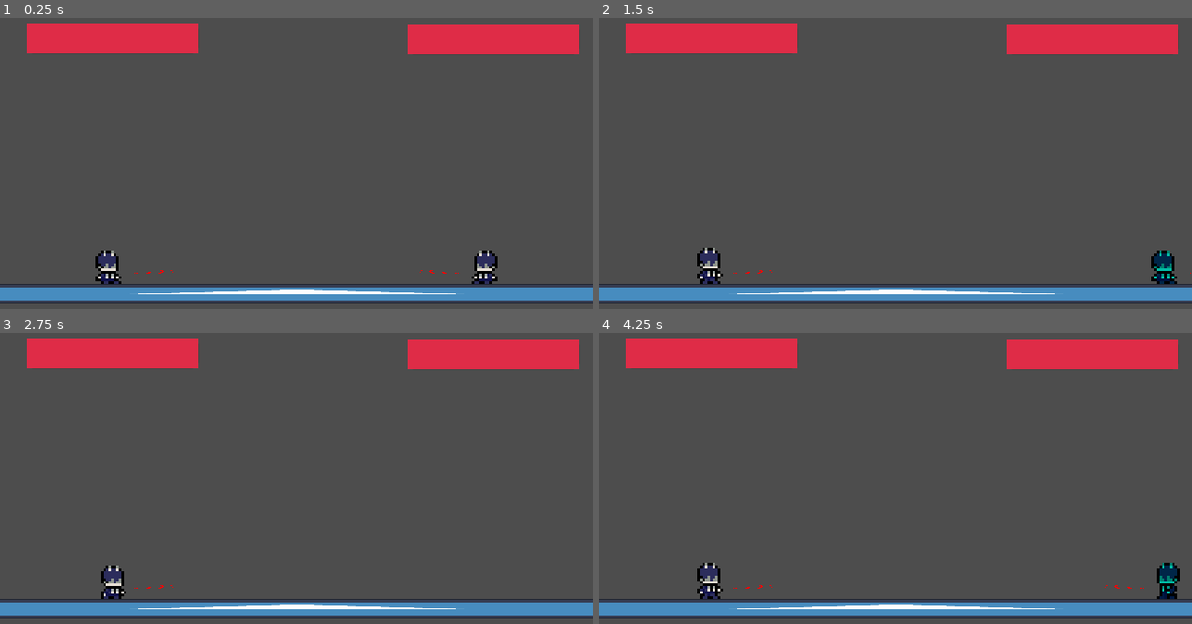
Above: before the commit, frames 1-4 (two rows, left to right).
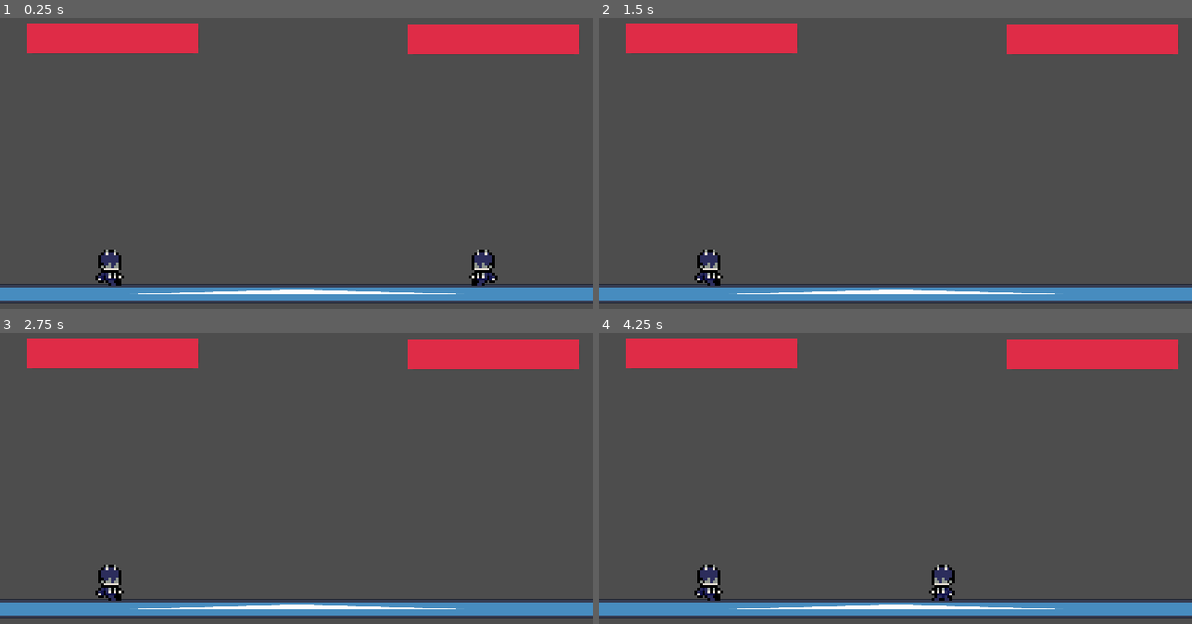
Above: after the commit, the same moments.

Repository: lucasmcclean/project-foxtrot-black-trigger-watchtower-omega
Game: Godot game, scene res://main.tscn
Same seed, same stepped clock (60 frames per second), same inputs: the game is played once before the commit and once after it. The engine's default icon, where the game draws it, is replaced by a stand-in: a white triangle on a blue panel in a dark square.
Inputs:
- Up to frame 1 (0.25 s): no input
- Up to frame 2 (1.5 s): tap Enter at 0.5 s; hold D (move_right) 0.53-1.28 s; tap Space (flash_step) at 0.6 s; tap W (jump) at 0.77, 1.07 s; tap E (kick) at 0.8, 1.35 s; hold Insert (move_down) from 1.28 s (still down)
- Up to frame 3 (2.75 s): tap W (jump) at 1.52, 1.82, 2.3 s; tap Q (punch) at 1.55, 2.1 s; release Insert (move_down) at 2.03 s; hold D (move_right) from 2.03 s (still down)
- Up to frame 4 (4.25 s): tap Space (flash_step) at 2.75, 3.05 s; release D (move_right) at 2.78 s; hold Page Up (move_up) 2.78-3.53 s; tap W (jump) at 2.85, 3.02, 3.32, 3.77, 4.07 s; tap Enter at 3.5 s; hold A (move_left) from 3.53 s (still down); tap S (crouch) at 3.6 s; tap E (kick) at 3.8 s

The runs differ from the first frame. In frame 1, 0.6% of the frame differs, in the area x 16-84%, y 79-93%; in frame 2, 0.7%; in frame 3, 0.3%; in frame 4, 1.1%, in the area x 16-98%, y 78-93%.

Commit message:
animation issues

Diff:
--- a/project-foxtrot-black-trigger-watchtower-omega/player/player.gd
+++ b/project-foxtrot-black-trigger-watchtower-omega/player/player.gd
@@ -39,6 +39,7 @@
 func _ready() -> void:
 	if not facing_right:
 		sprite.flip_h = true
+		hurtbox.scale.x *= -1
 		punch_hitbox.scale.x *= -1
 		kick_hitbox.scale.x *= -1
 	state_machine.initialize()
@@ -51,11 +52,13 @@
 	if input.move.x < 0 and facing_right:
 		facing_right = false
 		sprite.flip_h = true
+		hurtbox.scale.x *= -1
 		punch_hitbox.scale.x *= -1
 		kick_hitbox.scale.x *= -1
 	elif input.move.x > 0 and not facing_right:
 		facing_right = true
 		sprite.flip_h = false
+		hurtbox.scale.x *= -1
 		punch_hitbox.scale.x *= -1
 		kick_hitbox.scale.x *= -1
 
@@ -96,7 +99,8 @@
 
 
 func punch() -> void:
-	animation.play("punch")
+	animation.stop()
+	animation.play("punch", -1, 10.0)
 	var overlapping_areas = punch_hitbox.get_overlapping_areas()
 	for area in overlapping_areas:
 		if area is Hurtbox:
--- a/project-foxtrot-black-trigger-watchtower-omega/player/player.tscn
+++ b/project-foxtrot-black-trigger-watchtower-omega/player/player.tscn
@@ -7,13 +7,14 @@
 [ext_resource type="Script" uid="uid://raaue5ebiebo" path="res://player/states/jump.gd" id="5_rgyib"]
 [ext_resource type="Script" uid="uid://cftse0jl714nm" path="res://player/states/move.gd" id="6_hg6s5"]
 [ext_resource type="Script" uid="uid://dpngoys84lbbu" path="res://player/hitboxes/hitbox.gd" id="8_rgyib"]
+[ext_resource type="Script" uid="uid://i4ckiml38s42" path="res://player/slash.gd" id="9_2ieo8"]
 [ext_resource type="Texture2D" uid="uid://b2ja7boe003hu" path="res://assets/PLAYER 1 SPRITE SHEET 64 BIT.png" id="9_8t03j"]
 [ext_resource type="Script" uid="uid://bpsxqo0flqles" path="res://player/hurtbox.gd" id="9_hg6s5"]
 [ext_resource type="Texture2D" uid="uid://u7iyxdd87o2e" path="res://assets/SLASH SPRITE.png" id="10_2ieo8"]
 
 [sub_resource type="CapsuleShape2D" id="CapsuleShape2D_onrkg"]
-radius = 17.142857
-height = 54.285713
+radius = 15.714285
+height = 48.571426
 
 [sub_resource type="RectangleShape2D" id="RectangleShape2D_boad6"]
 size = Vector2(80, 29.285713)
@@ -22,7 +23,7 @@
 size = Vector2(82, 20)
 
 [sub_resource type="RectangleShape2D" id="RectangleShape2D_hg6s5"]
-size = Vector2(40.00007, 52.857185)
+size = Vector2(38.571587, 58.571655)
 
 [sub_resource type="Animation" id="Animation_ebec5"]
 length = 0.001
@@ -77,7 +78,7 @@
 tracks/4/type = "value"
 tracks/4/imported = false
 tracks/4/enabled = true
-tracks/4/path = NodePath("PunchHitbox/Slash:visible")
+tracks/4/path = NodePath("PunchHitbox:monitoring")
 tracks/4/interp = 1
 tracks/4/loop_wrap = true
 tracks/4/keys = {
@@ -89,7 +90,7 @@
 tracks/5/type = "value"
 tracks/5/imported = false
 tracks/5/enabled = true
-tracks/5/path = NodePath("PunchHitbox:monitoring")
+tracks/5/path = NodePath("PunchHitbox:monitorable")
 tracks/5/interp = 1
 tracks/5/loop_wrap = true
 tracks/5/keys = {
@@ -101,7 +102,7 @@
 tracks/6/type = "value"
 tracks/6/imported = false
 tracks/6/enabled = true
-tracks/6/path = NodePath("PunchHitbox:monitorable")
+tracks/6/path = NodePath("PunchHitbox/Puncher:disabled")
 tracks/6/interp = 1
 tracks/6/loop_wrap = true
 tracks/6/keys = {
@@ -109,6 +110,42 @@
 "transitions": PackedFloat32Array(1),
 "update": 1,
 "values": [true]
+}
+tracks/7/type = "value"
+tracks/7/imported = false
+tracks/7/enabled = true
+tracks/7/path = NodePath("PunchHitbox/Slash:modulate")
+tracks/7/interp = 1
+tracks/7/loop_wrap = true
+tracks/7/keys = {
+"times": PackedFloat32Array(0),
+"transitions": PackedFloat32Array(1),
+"update": 0,
+"values": [Color(1, 1, 1, 1)]
+}
+tracks/8/type = "value"
+tracks/8/imported = false
+tracks/8/enabled = true
+tracks/8/path = NodePath("CollisionShape2D:position")
+tracks/8/interp = 1
+tracks/8/loop_wrap = true
+tracks/8/keys = {
+"times": PackedFloat32Array(0),
+"transitions": PackedFloat32Array(1),
+"update": 0,
+"values": [Vector2(-2.8571424, 4.285714)]
+}
+tracks/9/type = "value"
+tracks/9/imported = false
+tracks/9/enabled = true
+tracks/9/path = NodePath("KickHitbox/Slash:modulate")
+tracks/9/interp = 1
+tracks/9/loop_wrap = true
+tracks/9/keys = {
+"times": PackedFloat32Array(0),
+"transitions": PackedFloat32Array(1),
+"update": 0,
+"values": [Color(1, 1, 1, 1)]
 }
 
 [sub_resource type="Animation" id="Animation_32hag"]
@@ -169,6 +206,30 @@
 "update": 1,
 "values": [4, 5, 6]
 }
+tracks/1/type = "value"
+tracks/1/imported = false
+tracks/1/enabled = true
+tracks/1/path = NodePath("Hurtbox/Hurter:position")
+tracks/1/interp = 1
+tracks/1/loop_wrap = true
+tracks/1/keys = {
+"times": PackedFloat32Array(0, 1, 2),
+"transitions": PackedFloat32Array(1, 1, 1),
+"update": 0,
+"values": [Vector2(2.946428, 4.9999723), Vector2(1.7881391e-06, 6.607104), Vector2(-1.4285687, -2.857144)]
+}
+tracks/2/type = "value"
+tracks/2/imported = false
+tracks/2/enabled = true
+tracks/2/path = NodePath("CollisionShape2D:position")
+tracks/2/interp = 1
+tracks/2/loop_wrap = true
+tracks/2/keys = {
+"times": PackedFloat32Array(2),
+"transitions": PackedFloat32Array(1),
+"update": 0,
+"values": [Vector2(-2.8571424, 4.285714)]
+}
 
 [sub_resource type="Animation" id="Animation_wodsf"]
 resource_name = "kick"
@@ -184,6 +245,30 @@
 "transitions": PackedFloat32Array(1, 1, 1, 1),
 "update": 1,
 "values": [12, 13, 14, 15]
+}
+tracks/1/type = "value"
+tracks/1/imported = false
+tracks/1/enabled = true
+tracks/1/path = NodePath("Hurtbox/Hurter:position")
+tracks/1/interp = 1
+tracks/1/loop_wrap = true
+tracks/1/keys = {
+"times": PackedFloat32Array(0, 1, 2, 3),
+"transitions": PackedFloat32Array(1, 1, 1, 1),
+"update": 0,
+"values": [Vector2(-1.4285682, 4.2857122), Vector2(-4.285709, 4.2857113), Vector2(-4.285709, 4.2857113), Vector2(4.285717, 4.285711)]
+}
+tracks/2/type = "value"
+tracks/2/imported = false
+tracks/2/enabled = true
+tracks/2/path = NodePath("KickHitbox/Slash:modulate")
+tracks/2/interp = 1
+tracks/2/loop_wrap = true
+tracks/2/keys = {
+"times": PackedFloat32Array(2, 3, 4),
+"transitions": PackedFloat32Array(1, 1, 1),
+"update": 0,
+"values": [Color(1, 1, 1, 0), Color(1, 1, 1, 1), Color(1, 1, 1, 0)]
 }
 
 [sub_resource type="Animation" id="Animation_kb6p2"]
@@ -228,7 +313,7 @@
 tracks/3/type = "value"
 tracks/3/imported = false
 tracks/3/enabled = true
-tracks/3/path = NodePath("PunchHitbox/Slash:visible")
+tracks/3/path = NodePath("PunchHitbox:monitoring")
 tracks/3/interp = 1
 tracks/3/loop_wrap = true
 tracks/3/keys = {
@@ -240,7 +325,7 @@
 tracks/4/type = "value"
 tracks/4/imported = false
 tracks/4/enabled = true
-tracks/4/path = NodePath("PunchHitbox:monitoring")
+tracks/4/path = NodePath("PunchHitbox:monitorable")
 tracks/4/interp = 1
 tracks/4/loop_wrap = true
 tracks/4/keys = {
@@ -252,14 +337,26 @@
 tracks/5/type = "value"
 tracks/5/imported = false
 tracks/5/enabled = true
-tracks/5/path = NodePath("PunchHitbox:monitorable")
+tracks/5/path = NodePath("PunchHitbox/Puncher:disabled")
 tracks/5/interp = 1
 tracks/5/loop_wrap = true
 tracks/5/keys = {
-"times": PackedFloat32Array(3),
-"transitions": PackedFloat32Array(1),
-"update": 1,
-"values": [true]
+"times": PackedFloat32Array(0, 1, 2, 3, 4),
+"transitions": PackedFloat32Array(1, 1, 1, 1, 1),
+"update": 1,
+"values": [false, false, false, false, false]
+}
+tracks/6/type = "value"
+tracks/6/imported = false
+tracks/6/enabled = true
+tracks/6/path = NodePath("PunchHitbox/Slash:modulate")
+tracks/6/interp = 1
+tracks/6/loop_wrap = true
+tracks/6/keys = {
+"times": PackedFloat32Array(2, 3, 4),
+"transitions": PackedFloat32Array(1, 1, 1),
+"update": 0,
+"values": [Color(1, 1, 1, 0), Color(1, 1, 1, 1), Color(1, 1, 1, 0)]
 }
 
 [sub_resource type="Animation" id="Animation_tqiix"]
@@ -287,7 +384,7 @@
 "times": PackedFloat32Array(0, 1, 2),
 "transitions": PackedFloat32Array(1, 1, 1),
 "update": 0,
-"values": [Vector2(-2.1428566, 3.5714223), Vector2(-2.1428566, 1.4285651), Vector2(-2.1428566, 3.57142)]
+"values": [Vector2(-2.1428585, 3.5714223), Vector2(-2.1428566, 1.4285651), Vector2(-2.1428566, 3.57142)]
 }
 
 [sub_resource type="AnimationLibrary" id="AnimationLibrary_c35mf"]
@@ -356,28 +453,37 @@
 position = Vector2(62.999992, 8.928568)
 scale = Vector2(0.9999998, 0.9999998)
 shape = SubResource("RectangleShape2D_boad6")
+disabled = true
 debug_color = Color(7.70092e-07, 0.5665836, 0.86229104, 0.41960785)
 
 [node name="Slash" type="Sprite2D" parent="PunchHitbox"]
 position = Vector2(65.00009, 9.999999)
 scale = Vector2(0.99999994, 0.99999994)
 texture = ExtResource("10_2ieo8")
+script = ExtResource("9_2ieo8")
 
 [node name="KickHitbox" type="Area2D" parent="."]
+position = Vector2(8.571429, -17.142868)
 script = ExtResource("8_rgyib")
 type = 1
 
 [node name="Kicker" type="CollisionShape2D" parent="KickHitbox"]
-position = Vector2(74.85714, 37)
+position = Vector2(70, 35.7143)
 shape = SubResource("RectangleShape2D_rgyib")
 debug_color = Color(1.1070073e-06, 0.6320222, 0.45936626, 0.41960785)
 
+[node name="Slash" type="Sprite2D" parent="KickHitbox"]
+position = Vector2(63.571503, 35.714287)
+scale = Vector2(0.99999994, 0.99999994)
+texture = ExtResource("10_2ieo8")
+script = ExtResource("9_2ieo8")
+
 [node name="Hurtbox" type="Area2D" parent="."]
 script = ExtResource("9_hg6s5")
 
 [node name="Hurter" type="CollisionShape2D" parent="Hurtbox"]
 position = Vector2(-2.1428566, 3.5714223)
-scale = Vector2(0.99999803, 0.99999803)
+scale = Vector2(0.99999577, 0.99999577)
 shape = SubResource("RectangleShape2D_hg6s5")
 debug_color = Color(0.88469225, 0.31448165, 0.2965871, 0.41960785)
 
--- /dev/null
+++ b/project-foxtrot-black-trigger-watchtower-omega/player/slash.gd
@@ -0,0 +1,5 @@
+extends Sprite2D
+
+
+func _ready() -> void:
+	self.modulate = Color(255, 255, 255, 0)
--- a/project-foxtrot-black-trigger-watchtower-omega/player/states/move.gd
+++ b/project-foxtrot-black-trigger-watchtower-omega/player/states/move.gd
@@ -8,12 +8,13 @@
 func enter() -> void:
 	super()
 	if not player.animation.is_playing():
-		player.animation.play("walk")
+		print("Test")
+		player.animation.play("walk", -1, 5.0)
 
 
 func update(_delta: float):
 	if not player.animation.is_playing():
-		player.animation.play("fall")
+		player.animation.play("walk")
 
 
 func physics_update(delta: float) -> void:
Not shown: 1 places in project-foxtrot-black-trigger-watchtower-omega/player/player.tscn that only renumber resources
Not shown, added: project-foxtrot-black-trigger-watchtower-omega/player/slash.gd.uid
